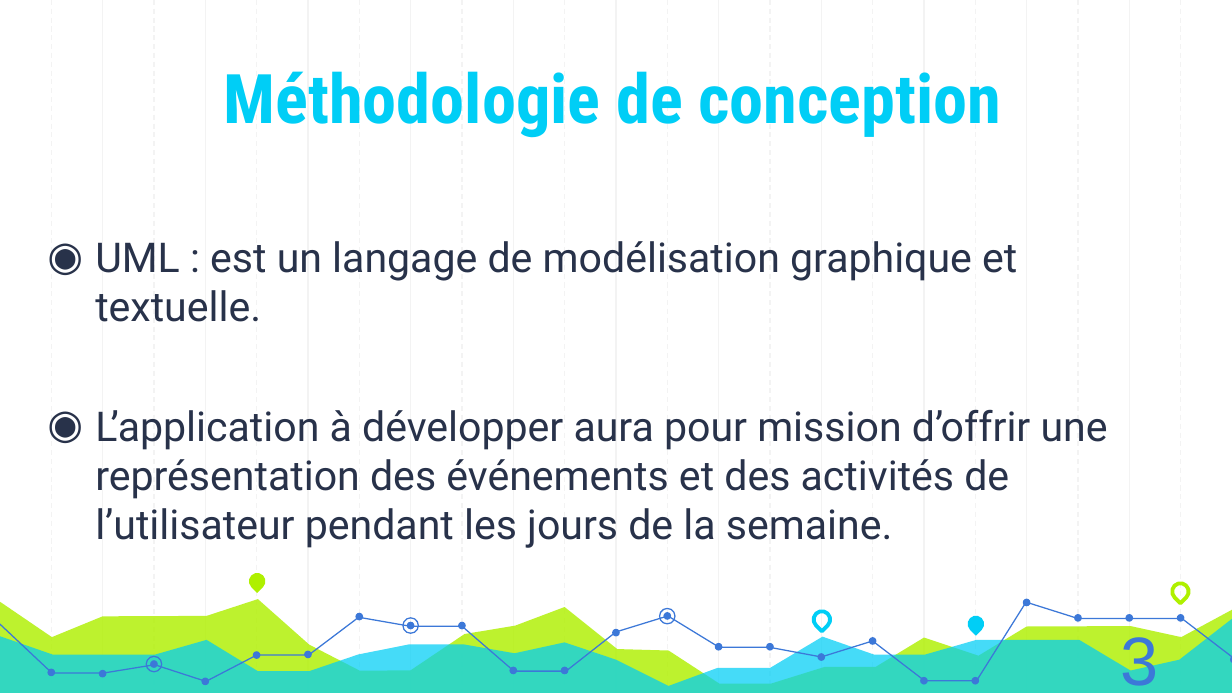
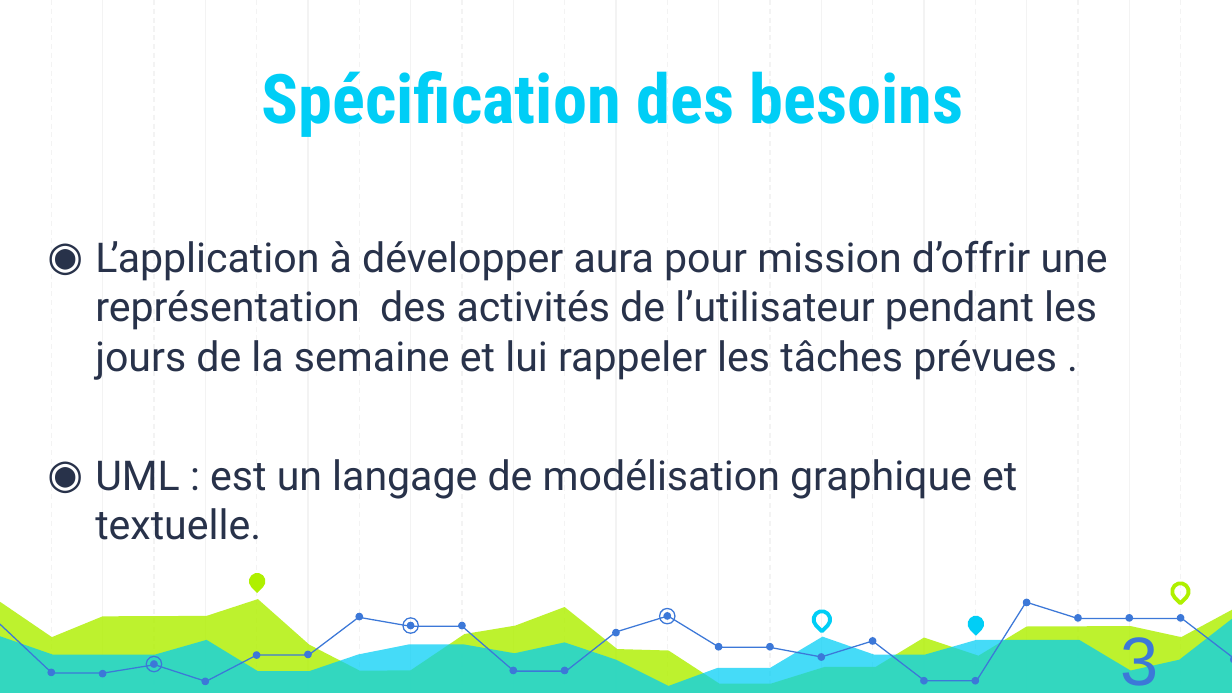
Before and after one commit to AzeddineZadir/docpfc, a slide deck: slide 6 of présentation licence 3.pptx. Drawn at 1232x693 pixels with LibreOffice and Linux fonts; fonts in the diff are those of the drawing. Boxes give left, top, right and bottom in pixels: in the first picture for what was removed or moved away, otherwise in the second. Text is boxed around its words. In the diff, an @@ line names an element or a change of style, - is before the commit and + after.

```diff
--- a/présentation licence 3.pptx
+++ b/présentation licence 3.pptx
@@ title at bbox=[262, 71, 964, 137]: text changed @@
-Méthodologie de conception
+Spécification des besoins
@@ text at bbox=[95, 240, 1108, 380]: paragraph added @@
+◉ L’application à développer aura pour mission d’offrir une représentation des activités de l’utilisateur pendant les jours de la semaine et lui rappeler les tâches prévues .
@@ text at bbox=[95, 409, 1108, 548]: paragraph removed @@
-◉ L’application à développer aura pour mission d’offrir une représentation des événements et des activités de l’utilisateur pendant les jours de la semaine.
```
Also in this commit, not shown: 5 other slides changed, 1 other file.
